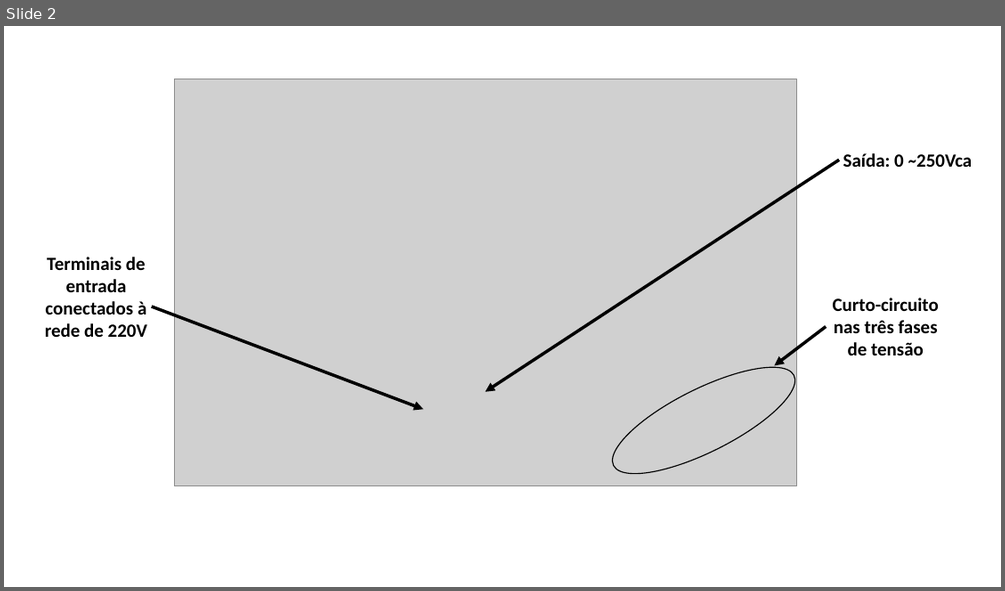
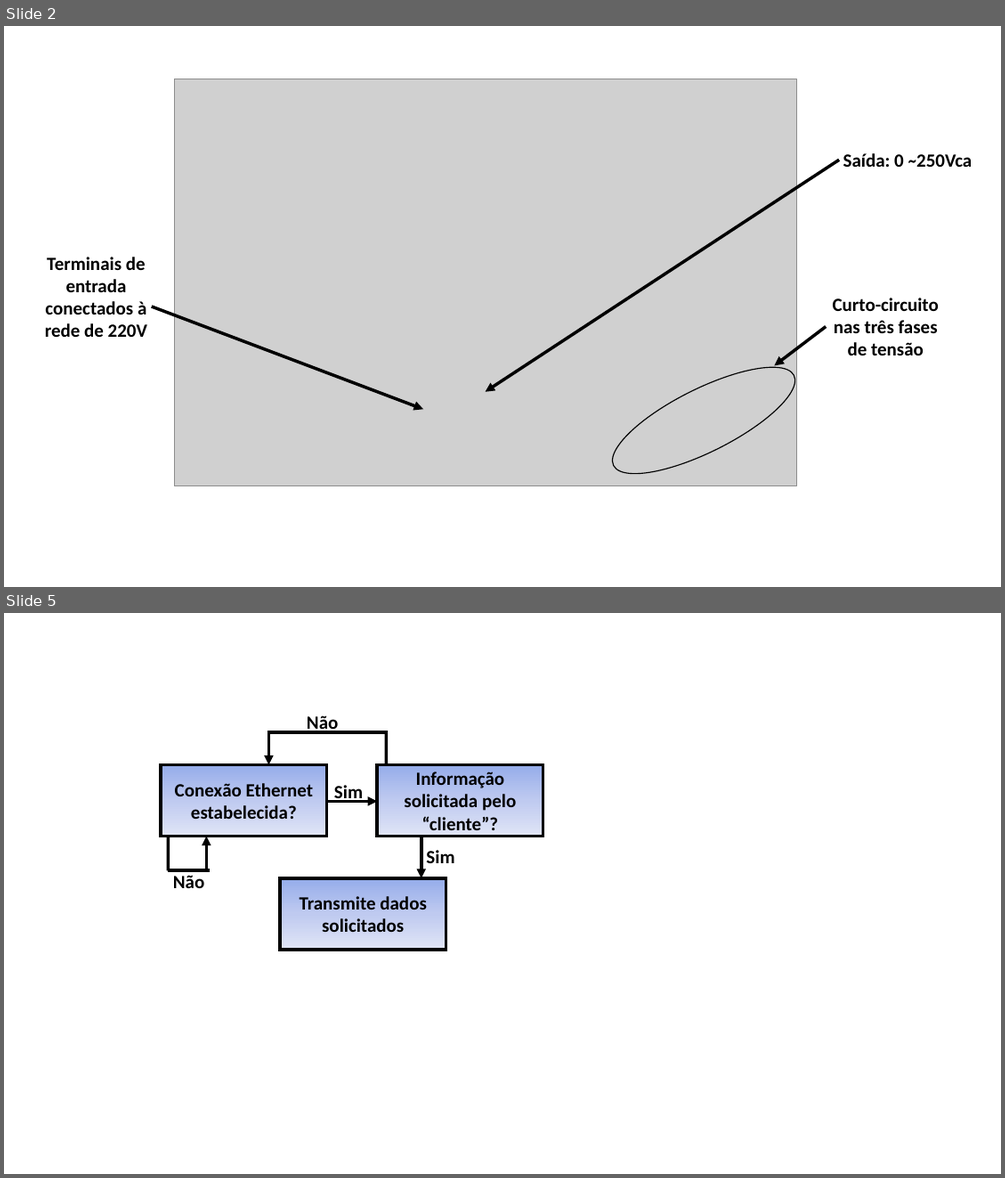
Before and after one commit to GrazianoGabriel/TCC---Trabalho-Final, a slide deck: Figuras/Presentation1.pptx. Shown one above the other, each under a label of ours: slide 2 before the commit, slides 2 and 5 after it; the slides between them are not shown. The pictures are 1005x591 and 1005x1178 pixels, drawn with LibreOffice and Linux fonts; fonts in the diff are those of the drawing; grey boxes stand for pictures. Boxes give left, top, right and bottom in pixels: in the first picture for what was removed or moved away, otherwise in the second. Text is boxed around its words. In the diff, an @@ line names an element or a change of style, - is before the commit and + after.

```diff
--- a/Figuras/Presentation1.pptx
+++ b/Figuras/Presentation1.pptx
@@ slide 5 added at (4,613,1001,1174), background #FFFFFF @@
@@ text added at (307,716,338,734), 18 pt, text #000000, bold @@
+Não
@@ line added from (267, 732) to (386, 732), #000000 3 pt @@
@@ arrow added from (268, 732) to (268, 765), #000000 3 pt @@
@@ line added from (386, 765) to (386, 730), #000000 3 pt @@
@@ rectangle added at (161,765,327,835), fill gradient #96ABEA to #C0CBF0 to #E0E5F7, outline #000000 3 pt, 18 pt, text #000000, bold @@
+Conexão Ethernet estabelecida?
@@ rectangle added at (377,765,543,835), fill gradient #96ABEA to #C0CBF0 to #E0E5F7, outline #000000 3 pt, 18 pt, text #000000, bold @@
+Informação solicitada pelo “cliente”?
@@ text added at (334,785,363,803), 18 pt, text #000000, bold @@
+Sim
@@ arrow added from (326, 802) to (377, 802), #000000 3 pt @@
@@ line added from (169, 871) to (169, 836), #000000 3 pt @@
@@ arrow added from (207, 870) to (207, 835), #000000 3 pt @@
@@ arrow added from (421, 835) to (421, 878), #000000 3 pt @@
@@ text added at (426,850,454,863), 18 pt, text #000000, bold @@
+Sim
@@ line added from (210, 870) to (169, 870), #000000 3 pt @@
@@ text added at (173,875,204,888), 18 pt, text #000000, bold @@
+Não
@@ rectangle added at (280,878,446,949), fill gradient #96ABEA to #C0CBF0 to #E0E5F7, outline #000000 3 pt, 18 pt, text #000000, bold @@
+Transmite dados solicitados
```
Also in this commit, not shown: 2 other slides added, 27 other files.
